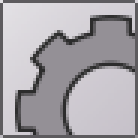
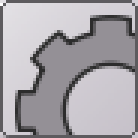
Layered file, before and after one edit (138 × 138). Changes by layer:
painted on "Background" over [0, 0, 138, 138]
